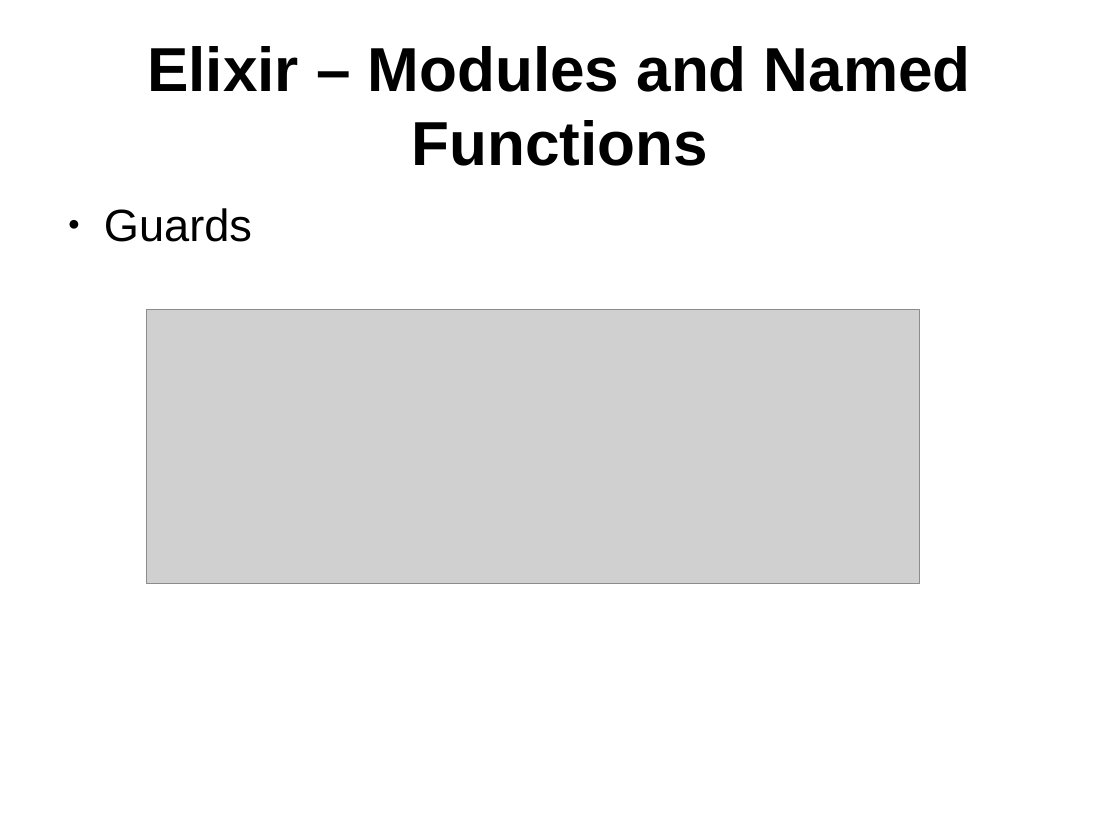
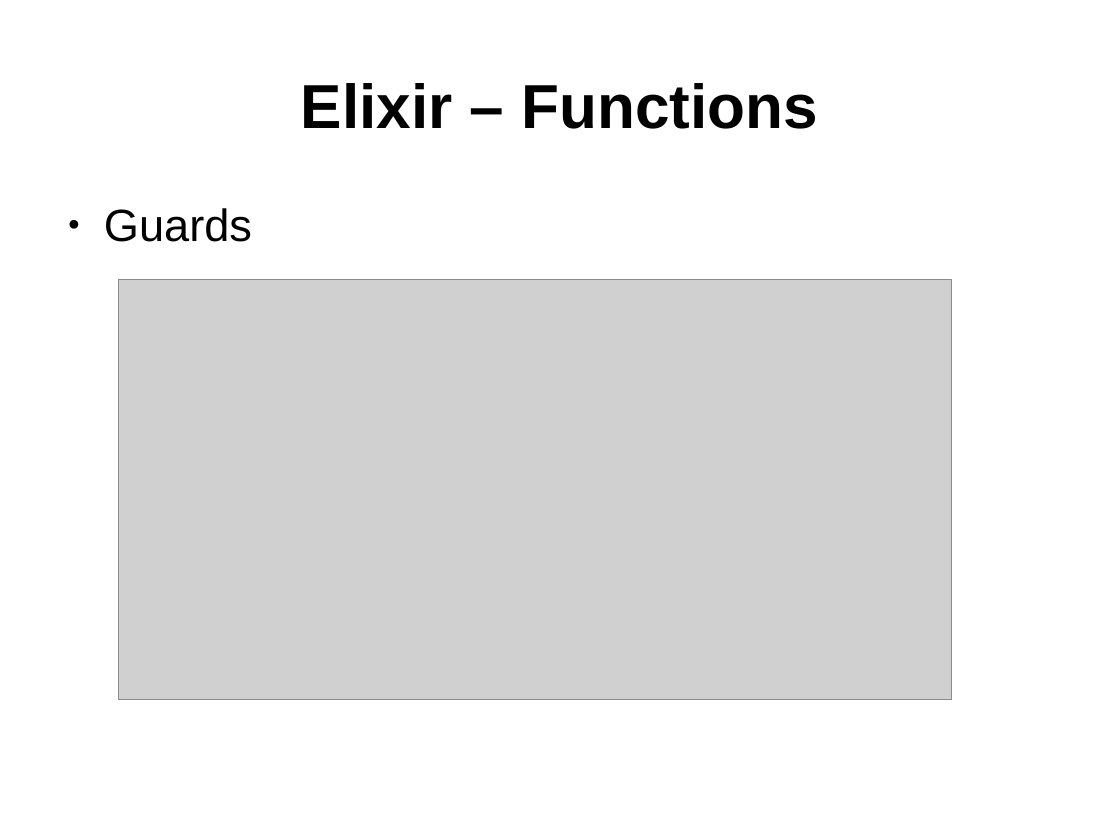
Before and after one commit to ramortegui/talks, a slide deck: slide 13 of elixir-basics-2.odp (slide 11 before the commit). Drawn at 1120x840 pixels with LibreOffice and Linux fonts; fonts in the diff are those of the drawing; grey boxes stand for pictures. Boxes give left, top, right and bottom in pixels: in the first picture for what was removed or moved away, otherwise in the second. Text is boxed around its words. In the diff, an @@ line names an element or a change of style, - is before the commit and + after.

```diff
--- a/elixir-basics-2.odp
+++ b/elixir-basics-2.odp
@@ title at <box>301,83,817,129</box>: text changed @@
-Elixir – Modules and Named Functions
+Elixir – Functions
@@ picture: place and size @@
-picture at <box>146,310,920,584</box>
+picture at <box>119,281,952,700</box>
```
Also in this commit, not shown: 7 other slides changed, 2 slides added, 1 slide removed, 2 other files.
